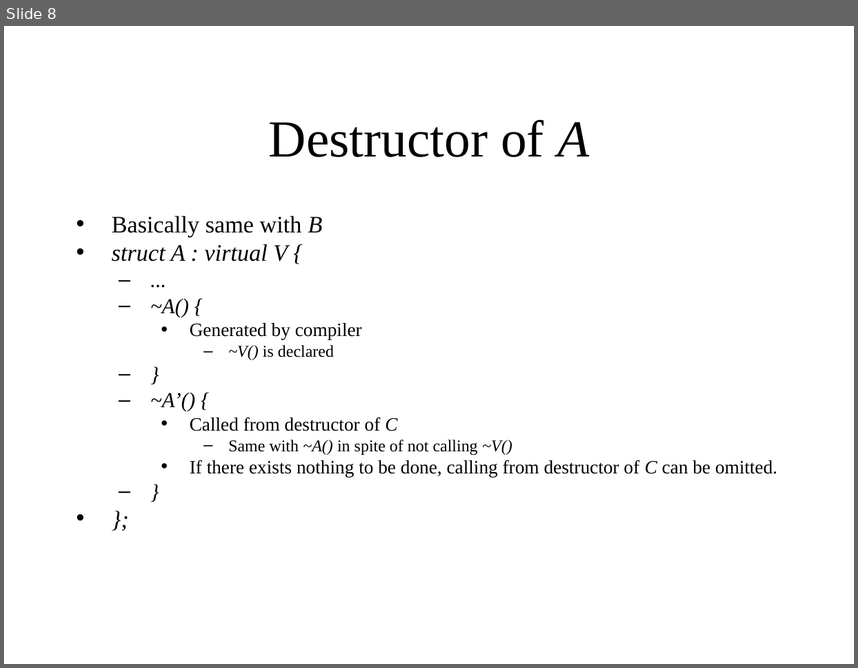
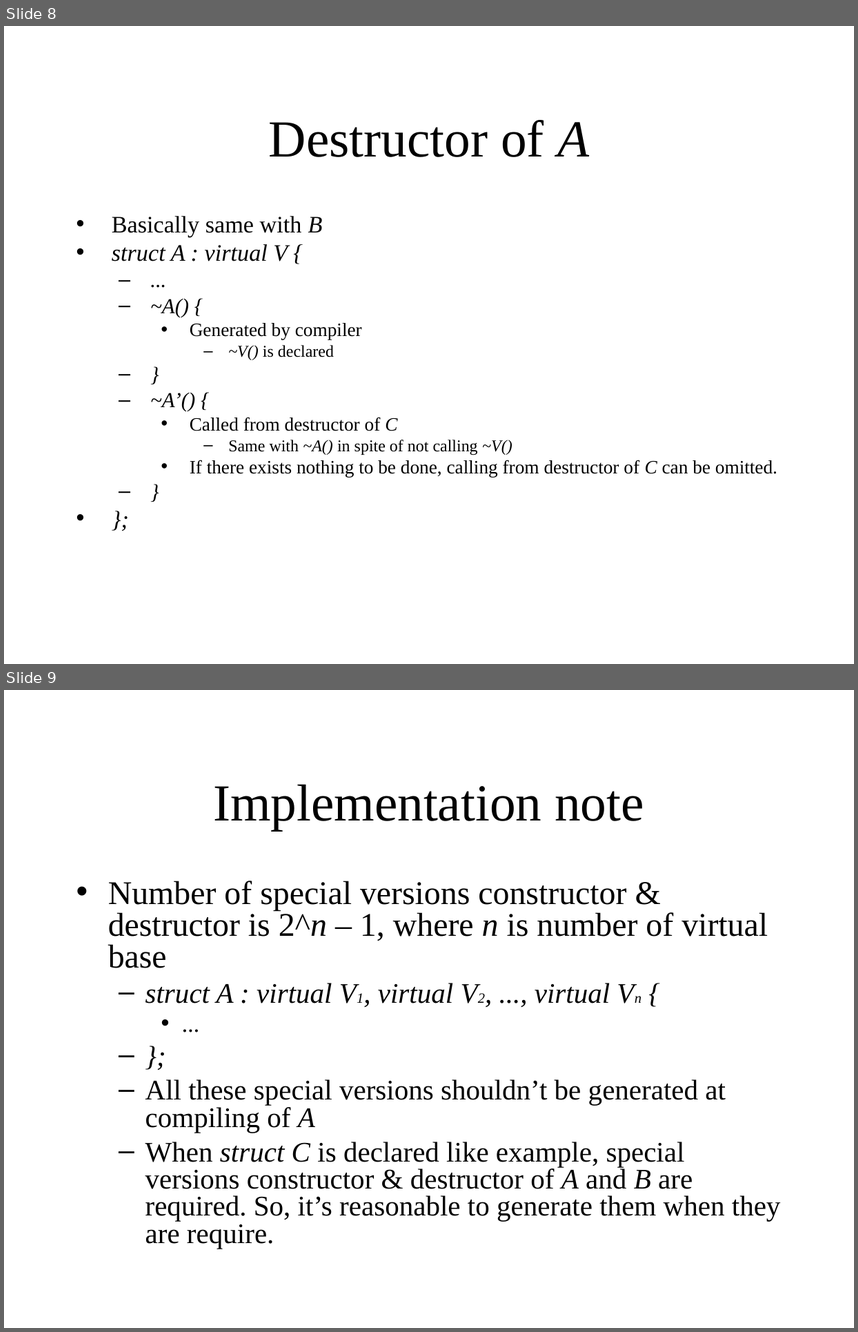
Before and after one commit to KeiHasegawa/cxx_doc, a slide deck: 11_virtual_base_ctor_dtor_e.ppt. Shown one above the other, each under a label of ours: slide 8 before the commit, slides 8 and 9 after it. The pictures are 858x668 and 858x1332 pixels, drawn with LibreOffice and Linux fonts; fonts in the diff are those of the drawing. Boxes give left, top, right and bottom in pixels: in the first picture for what was removed or moved away, otherwise in the second. Text is boxed around its words. In the diff, an @@ line names an element or a change of style, - is before the commit and + after.

```diff
--- a/11_virtual_base_ctor_dtor_e.ppt
+++ b/11_virtual_base_ctor_dtor_e.ppt
@@ slide 9 added at <box>4,690,854,1328</box>, background #FFFFFF @@
@@ title added at <box>213,784,644,830</box>, 44 pt, text #000000 @@
+Implementation note
@@ text added at <box>108,880,781,1248</box>, 24 pt, text #000000 @@
+• Number of special versions constructor & destructor is 2^n – 1, where n is number of virtual base
+  – struct A : virtual V1, virtual V2, ..., virtual Vn {
+    • ...
+  – };
+  – All these special versions shouldn’t be generated at compiling of A
+  – When struct C is declared like example, special versions constructor & destructor of A and B are required. So, it’s reasonable to generate them when they are require.
```
Also in this commit, not shown: 1 slide changed, 2 other slides added, 3 other files.
